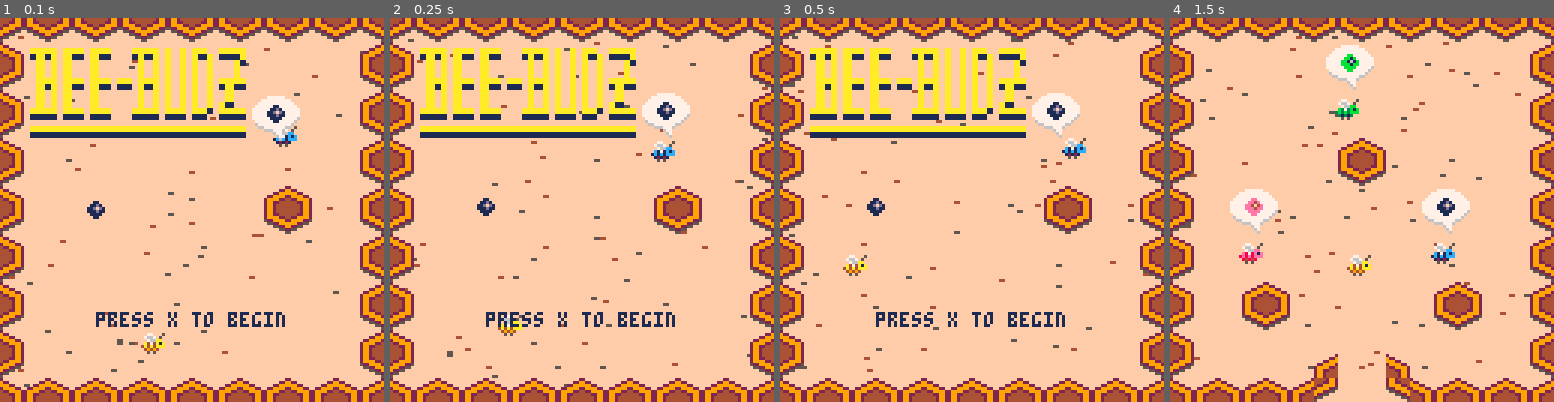
Above: before the commit, frames 1-4 (left to right).
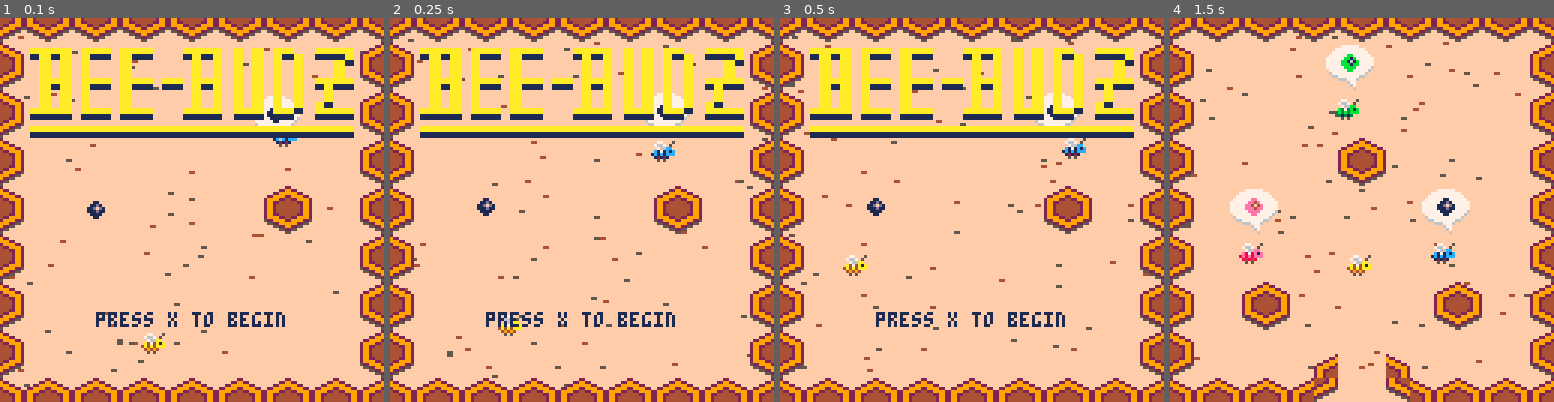
Above: after the commit, the same moments.

Repository: global-game-jam-2019-team/the_letter_bee
Game: PICO-8 cartridge the_letter_bee.p8
Two runs of this game, one before a commit and one after it. Both use one fixed random seed, a clock stepped at 60 frames per second and the inputs below.
Inputs:
- Up to frame 1 (0.1 s): no input
- Up to frame 2 (0.25 s): no input
- Up to frame 3 (0.5 s): tap O (Z key) at 0.33 s
- Up to frame 4 (1.5 s): tap O (Z key) at 0.7, 1.43 s; tap X (X key) at 1.07 s

The runs differ from the first frame. In frame 1, 8.7% of the frame differs, in the area x 9-93%, y 7-32%; in frame 2, 8.8%; in frame 3, 8.8%; in frame 4, nothing differs.

Commit message:
Styling of logo

Diff:
--- a/the_letter_bee.p8
+++ b/the_letter_bee.p8
@@ -892,10 +892,7 @@
   spr(s(p.sprite, p.x, p.y, not p.point_right))
 
   -- title text
-  --print("bee buds", 50, 20, 0)
-  -- spr(_s.logo.n, 30, 30, 4, 2)
-  --spr(n, x, y, [w, h], [flip_x], [flip_y])
-  sspr(0, 48, 32, 16, 10, 10, 72, 32)
+  sspr(0, 48, 32, 16, 10, 10, 108, 32)
   print ("press x to begin", 32, 128-30)
 end
 
